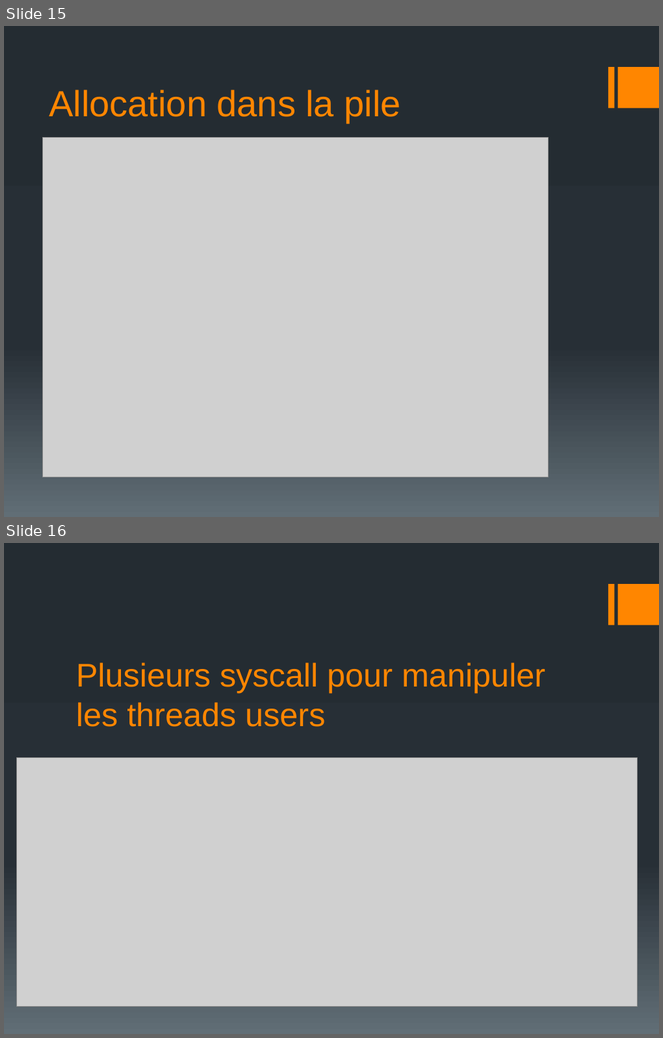
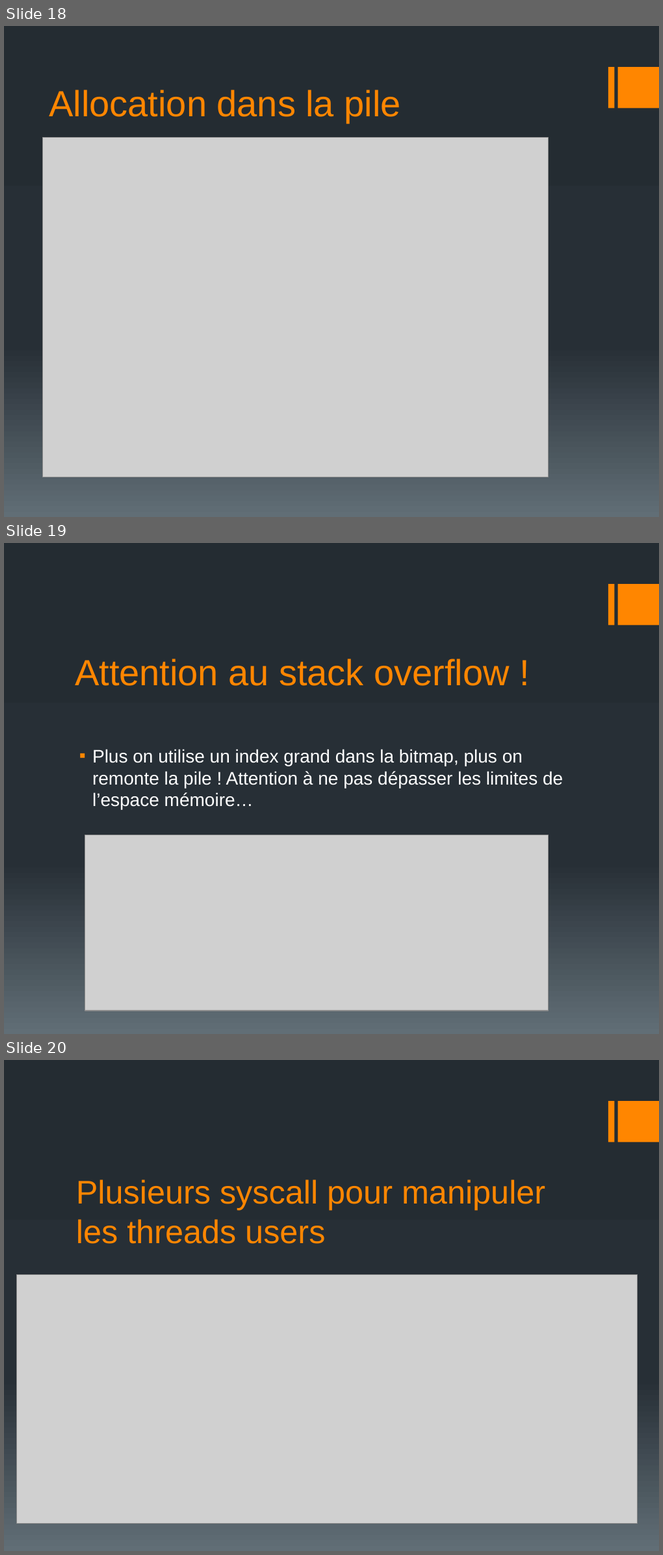
Before and after one commit to EudesRobin/nachos, a slide deck: rapport/sout_AAS.pptx. Shown one above the other, each under a label of ours: slides 15 and 16 before the commit, slides 18, 19 and 20 after it. The pictures are 663x1038 and 663x1555 pixels, drawn with LibreOffice and Linux fonts; fonts in the diff are those of the drawing; grey boxes stand for pictures. Boxes give left, top, right and bottom in pixels: in the first picture for what was removed or moved away, otherwise in the second. Text is boxed around its words. In the diff, an @@ line names an element or a change of style, - is before the commit and + after.

```diff
--- a/rapport/sout_AAS.pptx
+++ b/rapport/sout_AAS.pptx
@@ slide 19 added at box(4, 543, 659, 1034), background gradient #242C33 to #273037 to #636D76; not listed: 2 template elements that a slide beside it also shows @@
@@ title added at box(75, 659, 509, 686), 40 pt, text #FF8600 @@
+Attention au stack overflow !
@@ text added at box(92, 749, 563, 809), 20 pt, text #FFFFFF @@
+▪ Plus on utilise un index grand dans la bitmap, plus on remonte la pile ! Attention à ne pas dépasser les limites de l’espace mémoire…
@@ picture added at box(85, 835, 549, 1012) @@
@@ what was slide 15 is now slide 18 @@
@@ what was slide 16 is now slide 20 @@
```
Also in this commit, not shown: 3 other slides added, 1 slide removed, 1 other file.
